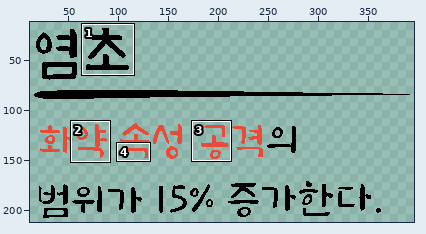
Pixel-art file, stored at 과거시험 시제/이미지 작업/interface/sk&item/item/old/item06Info.aseprite. The first picture is a wide view before the edit; the outline marks the close-up.
Close-up. Before the edit:
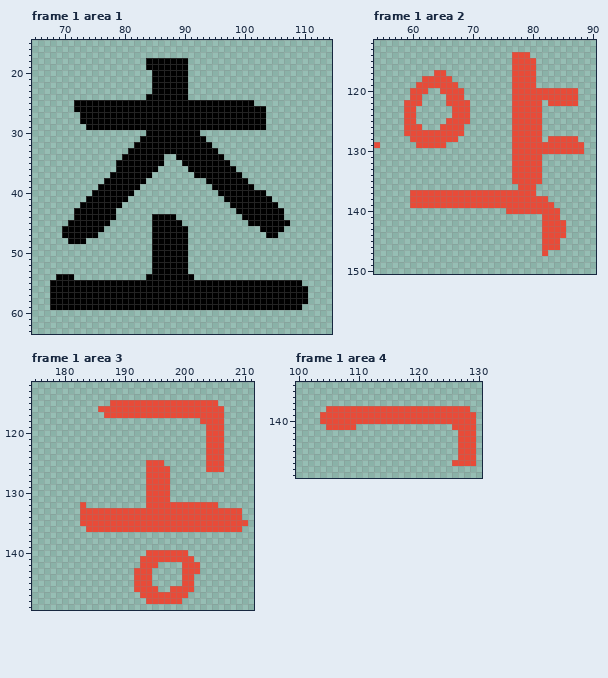
400x560 pixels, 3 frames. Shown: frame 1 area 1: x 65..114, y 15..63; frame 1 area 2: x 54..90, y 112..150; frame 1 area 3: x 175..211, y 112..149; frame 1 area 4: x 100..130, y 134..149. The wide view leaves out empty margins. The commit also changed other frames or places, which this record leaves out.
Once edited:
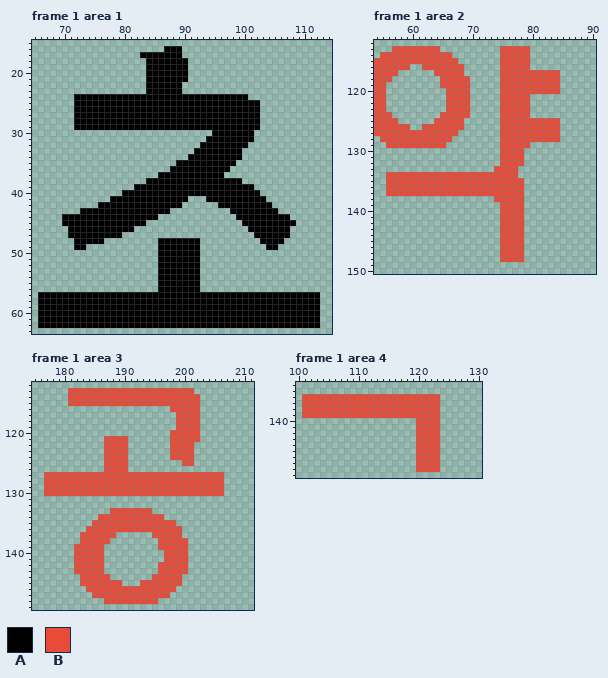
Palette (. is transparent): A #000000  B #e84b38
The exact change:
Frame 1 area 1, layer "title":
y 16: x 87..89 ... -> AAA
y 17: x 83..89 ....... -> AAAAAAA
y 20..21: x 84 . -> A
y 22..23: x 84 . -> A; x 90 A -> .
y 24: x 72..83 ............ -> AAAAAAAAAAAA; x 91..100 .......... -> AAAAAAAAAA
y 25: x 102 . -> A
y 26: x 103 A -> .
y 27..28: x 72 . -> A; x 103 A -> .
y 29: x 72..73 .. -> AA; x 103 A -> .
y 30: x 84..92 AAAAAAAAA -> .........; x 95..101 ....... -> AAAAAAA
y 31: x 83..101 AAAAAAAAAAA........ -> ...........AAAAAAAA
y 32: x 82..92 AAAAAAAAAAA -> ...........; x 95..100 ...... -> AAAAAA
y 33: x 81..91 AAAAAAAAAAA -> ...........; x 96..99 .... -> AAAA
y 34: x 80..86 AAAAAAA -> .......; x 89..90 AA -> ..; x 97..99 ... -> AAA
y 35: x 79..86 AAAAAAAA -> ........; x 89 . -> A; x 98 . -> A
y 36: x 79..85 AAAAAAA -> .......; x 88..90 ... -> AAA; x 98 A -> .
y 37: x 78..84 AAAAAAA -> .......; x 86..91 ...... -> AAAAAA; x 97..99 AAA -> ...
y 38: x 77..93 AAAAAAA.......... -> .......AAAAAAAAAA; x 100 A -> .
y 39: x 76..81 AAAAAA -> ......; x 83..94 ............ -> AAAAAAAAAAAA
y 40: x 75..79 AAAAA -> .....; x 82..95 .............. -> AAAAAAAAAAAAAA; x 103 A -> .
y 41: x 74..77 AAAA -> ....; x 81..90 .......... -> AAAAAAAAAA; x 94..96 ... -> AAA; x 104 A -> .
y 42: x 73..75 AAA -> ...; x 80..89 .......... -> AAAAAAAAAA; x 96..97 .. -> AA; x 105 A -> .
y 43: x 72 A -> .; x 79..87 ......... -> AAAAAAAAA; x 98 . -> A; x 106 A -> .
y 44: x 70..71 .. -> AA; x 79..84 ...... -> AAAAAA; x 86..88 AAA -> ...; x 99 . -> A; x 107 . -> A
y 45: x 70 . -> A; x 78..83 ...... -> AAAAAA; x 85..89 AAAAA -> .....; x 100 . -> A; x 108 . -> A
y 46: x 70 A -> .; x 77..81 ..... -> AAAAA; x 85..90 AAAAAA -> ......; x 101..102 .. -> AA; x 107 . -> A
y 47: x 70 A -> .; x 76..79 .... -> AAAA; x 85..90 AAAAAA -> ......; x 102..103 .. -> AA; x 106..107 .. -> AA
y 48: x 71 A -> .; x 74..76 ... -> AAA; x 85 A -> .; x 91..92 .. -> AA; x 103..106 .... -> AAAA
y 49: x 72..73 .. -> AA; x 85 A -> .; x 91..92 .. -> AA; x 104..105 .. -> AA
y 50..53: x 85 A -> .; x 91..92 .. -> AA
y 54: x 69..71 AAA -> ...; x 84..85 AA -> ..; x 92 . -> A
y 55: x 68..85 AAAAAAAAAAAAAAAAAA -> ..................; x 93..109 AAAAAAAAAAAAAAAAA -> .................
y 56: x 68..85 AAAAAAAAAAAAAAAAAA -> ..................; x 93..110 AAAAAAAAAAAAAAAAAA -> ..................
y 57..58: x 66..67 .. -> AA; x 111..112 .. -> AA
y 59: x 66..67 .. -> AA; x 110..112 ... -> AAA
y 60..62: x 66..112 ............................................... -> AAAAAAAAAAAAAAAAAAAAAAAAAAAAAAAAAAAAAAAAAAAAAAA
Frame 1 area 2, layer "text":
y 113: x 57..64 ........ -> BBBBBBBB; x 75..79 ..... -> BBBBB
y 114: x 55..66 ............ -> BBBBBBBBBBBB; x 75..76 .. -> BB
y 115: x 54..67 .............. -> BBBBBBBBBBBBBB; x 75..76 .. -> BB; x 80 B -> .
y 116: x 54..59 ...... -> BBBBBB; x 62..68 ....... -> BBBBBBB; x 75..76 .. -> BB; x 80 B -> .
y 117: x 54..57 .... -> BBBB; x 66..68 ... -> BBB; x 75..76 .. -> BB; x 81..84 .... -> BBBB
y 118: x 54..56 ... -> BBB; x 62..64 BBB -> ...; x 67..69 ... -> BBB; x 75..76 .. -> BB; x 81..84 .... -> BBBB
y 119: x 54..55 .. -> BB; x 61..64 BBBB -> ....; x 68..69 .. -> BB; x 75..76 .. -> BB; x 81..84 .... -> BBBB
y 120: x 54..55 .. -> BB; x 60..62 BBB -> ...; x 65 B -> .; x 69 . -> B; x 75..76 .. -> BB; x 85..87 BBB -> ...
y 121: x 54..55 .. -> BB; x 60..61 BB -> ..; x 69 . -> B; x 75..76 .. -> BB; x 80..87 BBBBBBBB -> ........
y 122: x 54..55 .. -> BB; x 59..61 BBB -> ...; x 75..76 .. -> BB; x 80..81 BB -> ..; x 83..87 BBBBB -> .....
y 123: x 54..55 .. -> BB; x 59..60 BB -> ..; x 66 . -> B; x 75..76 .. -> BB; x 80..81 BB -> ..
y 124: x 54..56 ... -> BBB; x 59..60 BB -> ..; x 65..66 .. -> BB; x 75..76 .. -> BB; x 80..81 BB -> ..
y 125: x 54..57 .... -> BBBB; x 59..60 BB -> ..; x 64..65 .. -> BB; x 69 B -> .; x 75..76 .. -> BB; x 82..84 ... -> BBB
y 126: x 54..58 ..... -> BBBBB; x 60..64 BB... -> ..BBB; x 75..76 .. -> BB; x 82..84 ... -> BBB
y 127: x 54..58 ..... -> BBBBB; x 68 B -> .; x 75..76 .. -> BB; x 82..84 ... -> BBB
y 128: x 55..59 ..... -> BBBBB; x 67 B -> .; x 75..76 .. -> BB; x 82 . -> B; x 85..87 BBB -> ...
y 129: x 54 B -> .; x 56..60 ..... -> BBBBB; x 75..76 .. -> BB; x 80..88 BBBBBBBBB -> .........
y 130: x 75..76 .. -> BB; x 79..88 BBBBBBBBBB -> ..........
y 131..132: x 75..76 .. -> BB; x 79..81 BBB -> ...
y 133: x 74..76 ... -> BBB; x 78..81 BBBB -> ....
y 134: x 56..76 ..................... -> BBBBBBBBBBBBBBBBBBBBB; x 78..81 BBBB -> ....
y 135: x 56..76 ..................... -> BBBBBBBBBBBBBBBBBBBBB; x 79..81 BBB -> ...
y 136: x 56..77 ...................... -> BBBBBBBBBBBBBBBBBBBBBB; x 79..80 BB -> ..
y 137: x 56..59 .... -> BBBB; x 79..80 BB -> ..
y 138: x 60..73 BBBBBBBBBBBBBB -> ..............; x 79..82 BBBB -> ....
y 139: x 60..74 BBBBBBBBBBBBBBB -> ...............; x 79..83 BBBBB -> .....
y 140: x 75 . -> B; x 79..84 BBBBBB -> ......
y 141: x 75..78 .... -> BBBB; x 82..84 BBB -> ...
y 142..144: x 75..78 .... -> BBBB; x 82..85 BBBB -> ....
y 145..146: x 75..78 .... -> BBBB; x 82..84 BBB -> ...
y 147: x 75..78 .... -> BBBB; x 82 B -> .
y 148: x 75..78 .... -> BBBB
Frame 1 area 3, layer "text":
y 113: x 181..201 ..................... -> BBBBBBBBBBBBBBBBBBBBB
y 114: x 181..202 ...................... -> BBBBBBBBBBBBBBBBBBBBBB
y 115: x 181..187 ....... -> BBBBBBB; x 203..205 BBB -> ...
y 116: x 186..197 BBBBBBBBBBBB -> ............; x 203..206 BBBB -> ....
y 117: x 187..198 BBBBBBBBBBBB -> ............; x 203..206 BBBB -> ....
y 118: x 199..206 ....BBBB -> BBBB....
y 119: x 199..202 .... -> BBBB; x 204..206 BBB -> ...
y 120: x 198..202 ..... -> BBBBB; x 204..206 BBB -> ...
y 121: x 187..190 .... -> BBBB; x 198..202 ..... -> BBBBB; x 204..206 BBB -> ...
y 122..124: x 187..190 .... -> BBBB; x 198..201 .... -> BBBB; x 204..206 BBB -> ...
y 125: x 187..190 .... -> BBBB; x 194..196 BBB -> ...; x 200..201 .. -> BB; x 204..206 BBB -> ...
y 126: x 187..190 .... -> BBBB; x 194..197 BBBB -> ....; x 204..206 BBB -> ...
y 127..130: x 177..193 ................. -> BBBBBBBBBBBBBBBBB; x 198..206 ......... -> BBBBBBBBB
y 131: x 194..197 BBBB -> ....
y 132: x 183 B -> .; x 194..205 BBBBBBBBBBBB -> ............
y 133: x 183..187 BBBBB -> .....; x 195..209 BBBBBBBBBBBBBBB -> ...............
y 134: x 183..185 BBB -> ...; x 197..209 BBBBBBBBBBBBB -> .............
y 135: x 183..184 BB -> ..; x 199..210 BBBBBBBBBBBB -> ............
y 136: x 200..209 BBBBBBBBBB -> ..........
y 137: x 183..188 ...... -> BBBBBB; x 195..199 ..... -> BBBBB
y 138: x 183..187 ..... -> BBBBB; x 196..200 ..... -> BBBBB
y 139: x 182..186 ..... -> BBBBB; x 196..200 ..... -> BBBBB
y 140: x 182..186 ..... -> BBBBB; x 194..196 BBB -> ...
y 141: x 182..186 ..... -> BBBBB; x 193..196 BBBB -> ....; x 201 B -> .
y 142: x 182..186 ..... -> BBBBB; x 193..199 BBB.... -> ...BBBB; x 201..202 BB -> ..
y 143: x 182..186 ..... -> BBBBB; x 192..194 BBB -> ...; x 196..199 .... -> BBBB; x 201..202 BB -> ..
y 144: x 183..187 ..... -> BBBBB; x 192..201 BBB.....BB -> ...BBBBB..
y 145: x 183..189 ....... -> BBBBBBB; x 192 B -> .; x 195..201 .....BB -> BBBBB..
y 146: x 184..191 ........ -> BBBBBBBB; x 196..197 .. -> BB; x 199..201 BBB -> ...
y 147: x 185..192 ........ -> BBBBBBBB; x 198..200 BBB -> ...
y 148: x 187..193 ....... -> BBBBBBB; x 196..199 BBBB -> ....
Frame 1 area 4, layer "text":
y 136..137: x 101..123 ....................... -> BBBBBBBBBBBBBBBBBBBBBBB
y 138: x 101..104 .... -> BBBB; x 124..128 BBBBB -> .....
y 139: x 101..103 ... -> BBB; x 124..129 BBBBBB -> ......
y 140: x 104..119 BBBBBBBBBBBBBBBB -> ................; x 124..129 BBBBBB -> ......
y 141: x 105..109 BBBBB -> .....; x 120..123 .... -> BBBB; x 126..129 BBBB -> ....
y 142..146: x 120..123 .... -> BBBB; x 127..129 BBB -> ...
y 147: x 120..123 .... -> BBBB; x 126..129 BBBB -> ....
y 148: x 120..123 .... -> BBBB
Boxes around the changes in both close-ups, in picture pixels (x1, y1, x2, y2):
changed: (38, 46, 320, 328)
changed: (374, 46, 584, 262)
changed: (44, 388, 248, 604)
changed: (302, 394, 476, 472)
